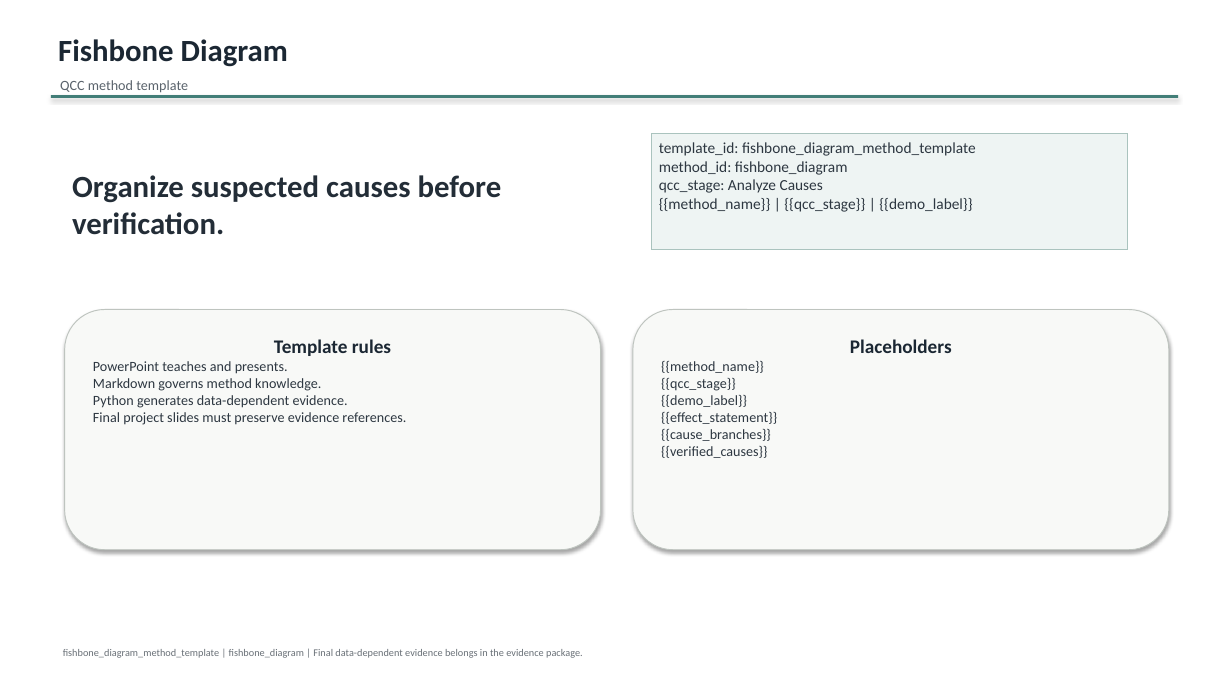
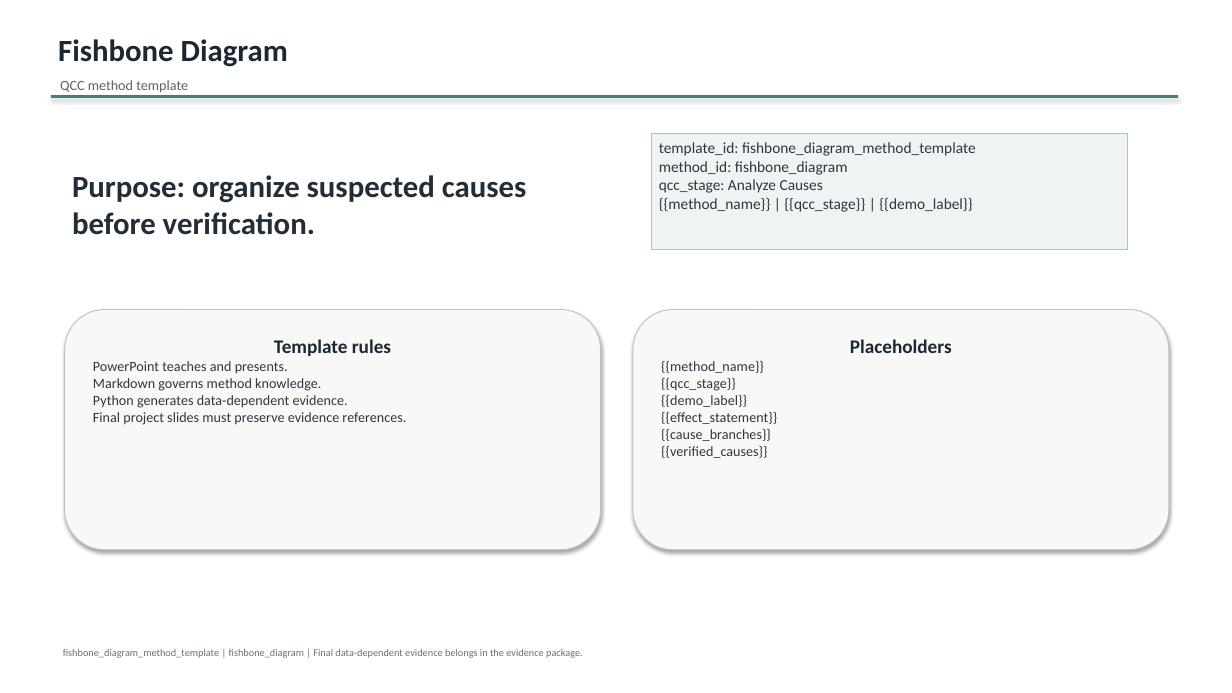
Before and after one commit to xiongxianfei/qcc-toolkit, a slide deck: slide 1 of templates/ppt/methods/fishbone-diagram-template.pptx. Drawn at 1232x693 pixels with LibreOffice and Linux fonts; fonts in the diff are those of the drawing. Boxes give left, top, right and bottom in pixels: in the first picture for what was removed or moved away, otherwise in the second. Text is boxed around its words. In the diff, an @@ line names an element or a change of style, - is before the commit and + after.

```diff
--- a/templates/ppt/methods/fishbone-diagram-template.pptx
+++ b/templates/ppt/methods/fishbone-diagram-template.pptx
@@ text at [72,175,526,235]: text changed @@
-Organize suspected causes before verification.
+Purpose: organize suspected causes before verification.
```
Also in this commit, not shown: 1 other slide changed, 6 slides added, 19 other files.
